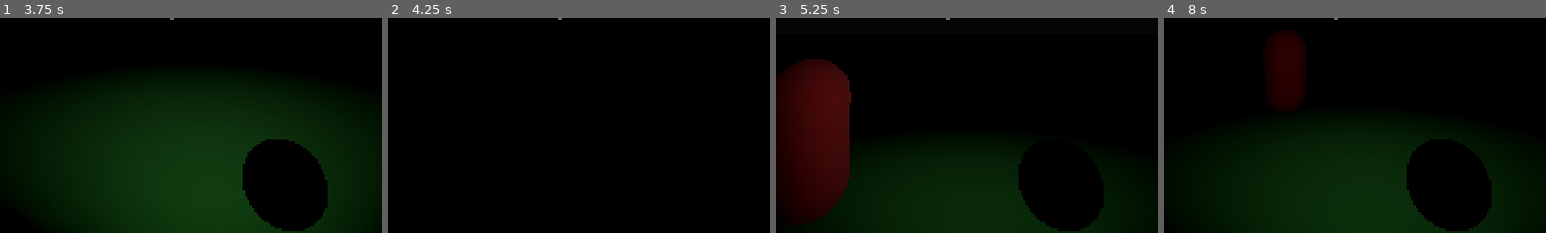
Above: before the commit, frames 1-4 (left to right).
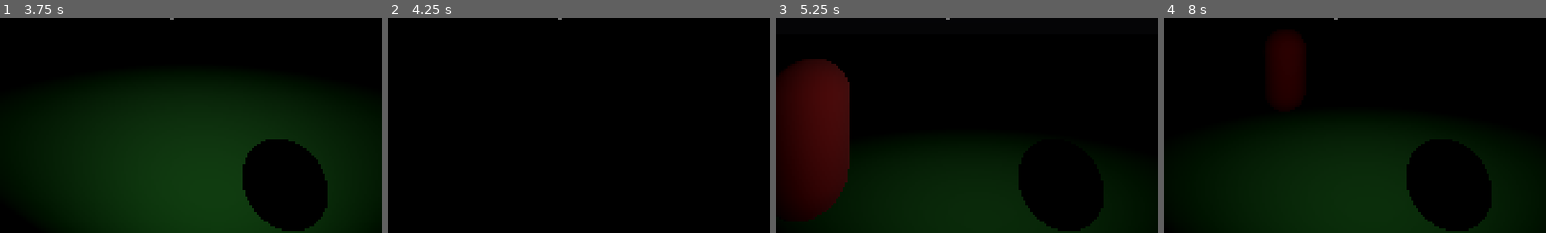
Above: after the commit, the same moments.

Repository: mugrilo18/Need-more
Game: Godot game, scene res://Scenes/Components/World/world.tscn
The game is run twice, just before and just after one commit, with the same random seed, the same clock (stepped at 60 frames per second) and the same inputs.
Inputs (mouse positions are % of the whole screen's width and height, from its top left):
- Up to frame 1 (3.75 s): tap Enter at 0.5 s; move the mouse to (55, 50) at 0.52 s; hold W (move_up) from 0.53 s (still down); tap F (lantern) at 0.6, 1.55, 2.1, 3.05 s; tap Space (jump) at 0.77, 1.52, 3.02 s; move the mouse to (45, 50) at 1.27 s; tap E (interact) at 1.35 s; tap R (restart) at 2, 2.75 s; move the mouse to (52, 48) at 2.02 s; move the mouse to (49, 52) at 2.77 s; tap Shift (sprint) at 2.85 s; move the mouse to (57, 51) at 3.52 s; tap Q (throw) at 3.6 s
- Up to frame 2 (4.25 s): keep holding W (move_up); tap Space (jump) at 3.77 s; tap F (lantern) at 3.8 s
- Up to frame 3 (5.25 s): keep holding W (move_up); tap R (restart) at 4.25 s; move the mouse to (42, 49) at 4.27 s; tap F (lantern) at 4.35 s; tap Space (jump) at 4.52 s; move the mouse to (51, 50) at 5.02 s; tap E (interact) at 5.1 s
- Up to frame 4 (8 s): tap F (lantern) at 5.3, 5.85, 6.8, 7.55 s; tap R (restart) at 5.75, 7.25 s; move the mouse to (46, 48) at 5.77 s; release W (move_up) at 5.78 s; hold D (move_right) 5.78-6.53 s; tap Space (jump) at 6.02, 6.77, 7.52 s; move the mouse to (55, 50) at 6.52 s; hold Shift (sprint) 6.53-7.28 s; hold W (move_up) from 6.53 s (still down); move the mouse to (45, 50) at 7.27 s; tap Q (throw) at 7.35 s
The pictures show only the part of the screen within x 28-78%, y 50-100%; the shares and areas given below are measured in that part.

Frames 1-2 are identical in both runs. In frame 3, 0.2% of the frame differs, in the area x 9-20%, y 26-95%; in frame 4, less than 0.1%.

Commit message:
Correction enemy movement

Diff:
--- a/Scenes/Components/Characters/enemy.tscn
+++ b/Scenes/Components/Characters/enemy.tscn
@@ -8,6 +8,10 @@
 [sub_resource type="CapsuleMesh" id="CapsuleMesh_g4v7s"]
 
 [sub_resource type="CapsuleShape3D" id="CapsuleShape3D_yf5fn"]
+
+[sub_resource type="CylinderShape3D" id="CylinderShape3D_m5a1v"]
+height = 1.0
+radius = 5.0
 
 [node name="Enemy" type="CharacterBody3D" unique_id=949111316]
 collision_layer = 2
@@ -31,5 +35,12 @@
 [node name="IdleTimer" type="Timer" parent="." unique_id=981133902]
 one_shot = true
 
+[node name="Area3D" type="Area3D" parent="." unique_id=381670164]
+
+[node name="CollisionShape3D" type="CollisionShape3D" parent="Area3D" unique_id=1357304058]
+shape = SubResource("CylinderShape3D_m5a1v")
+
 [connection signal="navigation_finished" from="NavigationAgent3D" to="." method="_on_navigation_agent_3d_navigation_finished"]
 [connection signal="timeout" from="IdleTimer" to="." method="_on_idle_timer_timeout"]
+[connection signal="body_entered" from="Area3D" to="." method="_on_area_3d_body_entered"]
+[connection signal="body_exited" from="Area3D" to="." method="_on_area_3d_body_exited"]
--- a/Scripts/Components/Characters/enemy.gd
+++ b/Scripts/Components/Characters/enemy.gd
@@ -13,86 +13,70 @@
 	CHASE,
 }
 
-var SPEED: float = 4.0
-var current_state:EnemyState = EnemyState.IDLE
-var current_destination
+var current_state: EnemyState = EnemyState.IDLE
 
-#stats
-var angry: bool = false
-const SPEED_WALK: float = 2.0
-const SPEED_CHASE: float = 4.0
+var saw_player := false
+var lantern_on := false
 
-func _ready() -> void:
+const SPEED_WALK := 2.0
+const SPEED_CHASE := 4.0
+
+
+func _ready():
 	_set_state(EnemyState.IDLE)
 
-func _set_state(new_state: EnemyState) -> void:
+
+func _physics_process(_delta):
+	lantern_on = PlayerStatus.lantern
+
+	match current_state:
+
+		EnemyState.IDLE:
+			if saw_player or lantern_on:
+				_set_state(EnemyState.CHASE)
+
+
+		EnemyState.PATROL:
+			if saw_player or lantern_on:
+				_set_state(EnemyState.CHASE)
+			else:
+				_move_to_target(SPEED_WALK)
+
+		EnemyState.CHASE:
+			if !saw_player and !lantern_on:
+				_set_state(EnemyState.IDLE)
+			else:
+				navigation_agent_3d.target_position = player_ref_pos.global_position
+				_move_to_target(SPEED_CHASE)
+
+
+func _set_state(new_state: EnemyState):
 	current_state = new_state
 
 	match current_state:
+
 		EnemyState.IDLE:
+			velocity = Vector3.ZERO
 			idle_timer.start()
-		EnemyState.PATROL:
-			pass
-		EnemyState.CHASE:
-			if angry == true:
-				SPEED = 4.0
-			else:
-				SPEED = 2.0
-
-func _physics_process(_delta: float) -> void:
-	_apply_status()
-
-	if angry:
-		navigation_agent_3d.target_position = player_ref_pos.global_position
-
-	match current_state:
-		EnemyState.IDLE:
-			pass
 
 		EnemyState.PATROL:
-			_speed_to_target(SPEED_WALK)
+			_choose_random_destination()
 
 		EnemyState.CHASE:
-			_speed_to_target(SPEED_CHASE)
-
-func _on_idle_timer_timeout() -> void:
-	_decide_next_state()
-
-func _decide_next_state() -> void:
-	if current_state == EnemyState.IDLE:
-		_get_new_target()
-		_set_state(EnemyState.PATROL)
-
-func _get_new_target():
-	if angry == false:
-		#normal behavior
-		current_destination = destination_array.pick_random()
-	else:
-		#angry
-		current_destination = player_ref_pos
-
-	navigation_agent_3d.target_position = current_destination.global_position
+			navigation_agent_3d.target_position = player_ref_pos.global_position
 
 
-func _on_navigation_agent_3d_navigation_finished() -> void:
-	if angry:
+func _choose_random_destination():
+	var destination = destination_array.pick_random()
+	navigation_agent_3d.target_position = destination.global_position
+
+
+func _move_to_target(speed: float):
+	if navigation_agent_3d.is_navigation_finished():
 		return
 
-	_set_state(EnemyState.IDLE)
+	var next = navigation_agent_3d.get_next_path_position()
 
-func _apply_status():
-	if PlayerStatus.lantern == true:
-		if angry == false:
-			angry = true
-			navigation_agent_3d.target_position = player_ref_pos.global_position
-			_set_state(EnemyState.CHASE)
-	else:
-		if angry == true:
-			angry = false
-			_set_state(EnemyState.IDLE)
-
-func _speed_to_target(speed: float):
-	var next = navigation_agent_3d.get_next_path_position()
 	velocity = global_position.direction_to(next) * speed
 
 	var look = Vector3(next.x, global_position.y, next.z)
@@ -100,3 +84,23 @@
 		look_at(look)
 
 	move_and_slide()
+
+
+func _on_idle_timer_timeout():
+	if current_state == EnemyState.IDLE:
+		_set_state(EnemyState.PATROL)
+
+
+func _on_navigation_agent_3d_navigation_finished():
+	if current_state == EnemyState.PATROL:
+		_set_state(EnemyState.IDLE)
+
+
+func _on_area_3d_body_entered(body):
+	if body is Player:
+		saw_player = true
+
+
+func _on_area_3d_body_exited(body):
+	if body is Player:
+		saw_player = false
